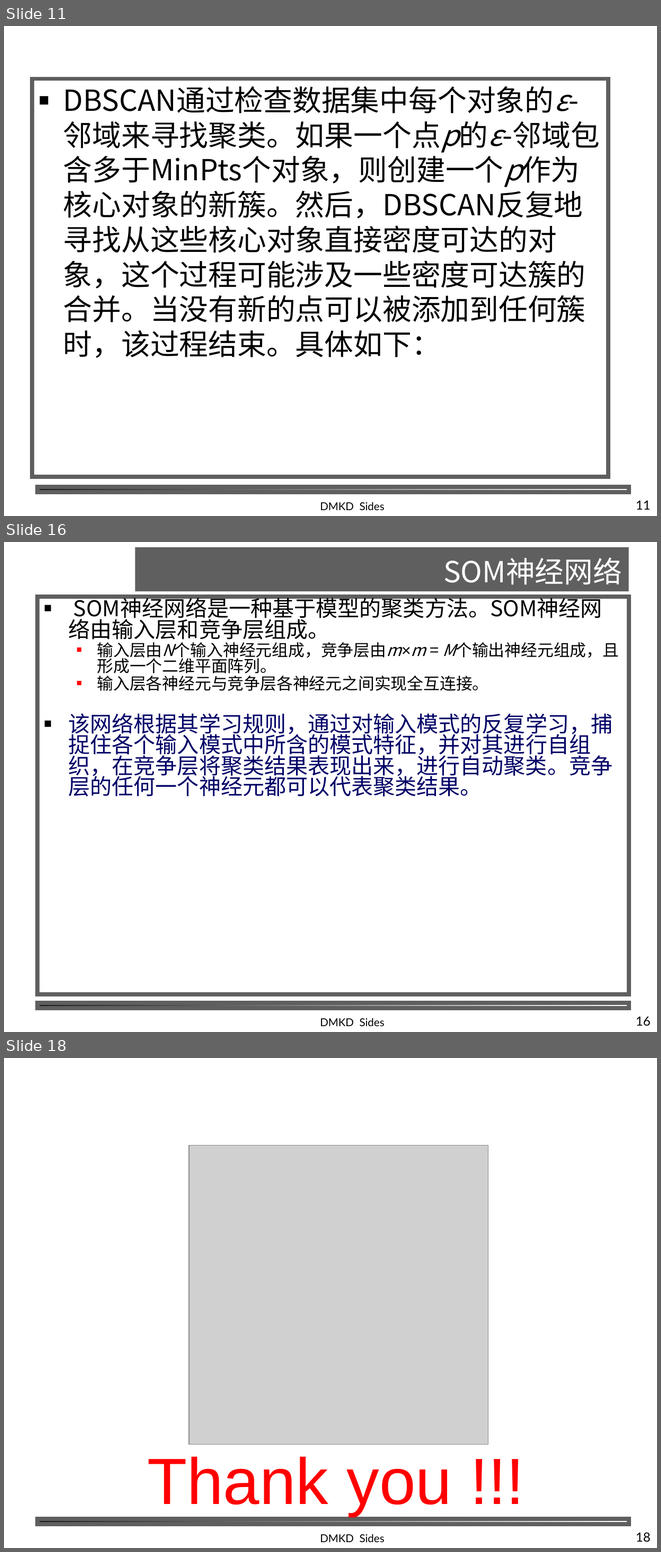
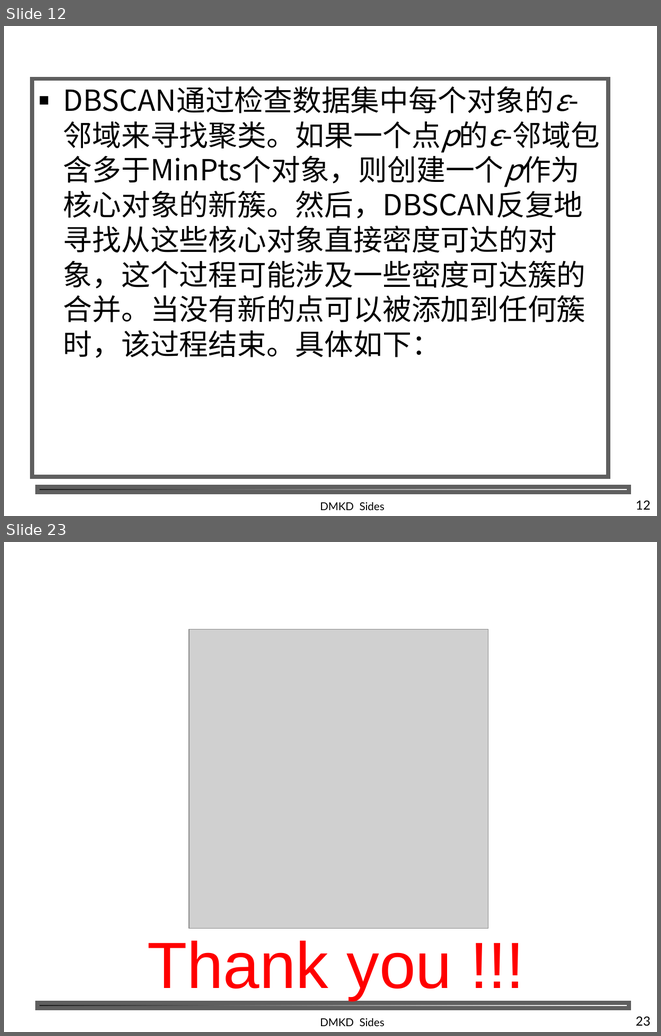
Before and after one commit to shfkuang/shfkuang.github.io, a slide deck: dm/ch5.4.ppt. Shown one above the other, each under a label of ours: slides 11, 16 and 18 before the commit, slides 12 and 23 after it; the slides between them are not shown. The pictures are 661x1552 and 661x1036 pixels, drawn with LibreOffice and Linux fonts; fonts in the diff are those of the drawing; grey boxes stand for pictures; background and template pictures are left out. Boxes give left, top, right and bottom in pixels: in the first picture for what was removed or moved away, otherwise in the second. Text is boxed around its words. In the diff, an @@ line names an element or a change of style, - is before the commit and + after.

```diff
--- a/dm/ch5.4.ppt
+++ b/dm/ch5.4.ppt
@@ slide 16 removed at [4, 542, 657, 1032], background #FFFFFF; not listed: 1 template element that a slide beside it also shows @@
@@ title removed at [135, 547, 629, 592] @@
-SOM神经网络
@@ text removed at [37, 597, 629, 995] @@
-■ SOM神经网络是一种基于模型的聚类方法。SOM神经网络由输入层和竞争层组成。
-  ■ 输入层由N个输入神经元组成，竞争层由m×m = M个输出神经元组成，且形成一个二维平面阵列。
-  ■ 输入层各神经元与竞争层各神经元之间实现全互连接。
-■ 该网络根据其学习规则，通过对输入模式的反复学习，捕捉住各个输入模式中所含的模式特征，并对其进行自组织，在竞争层将聚类结果表现出来，进行自动聚类。竞争层的任何一个神经元都可以代表聚类结果。
@@ text removed at [320, 1018, 385, 1026] @@
-DMKD Sides
@@ page number removed at [636, 1016, 651, 1026] @@
-16
@@ what was slide 11 is now slide 12 @@
@@ page number at [636, 500, 651, 509]: text changed @@
-11
+12
@@ what was slide 18 is now slide 23 @@
@@ page number at [636, 1016, 651, 1026]: text changed @@
-18
+23
```
Also in this commit, not shown: 2 slides changed, 9 slides added, 3 other slides removed, 2 other files.
